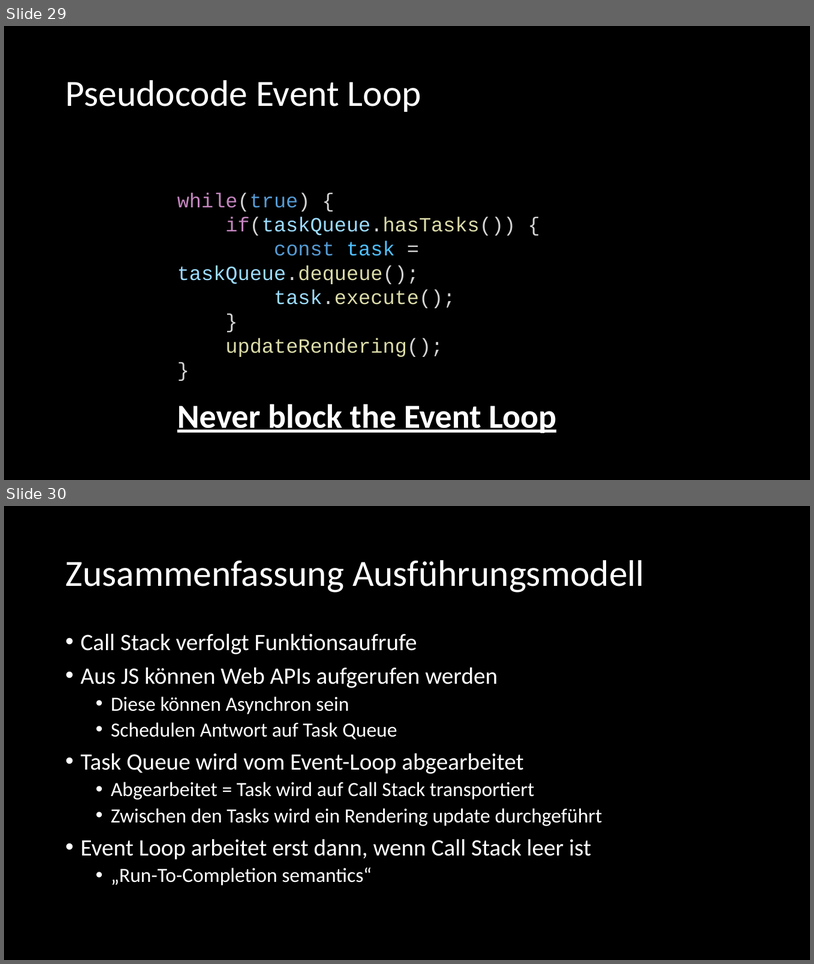
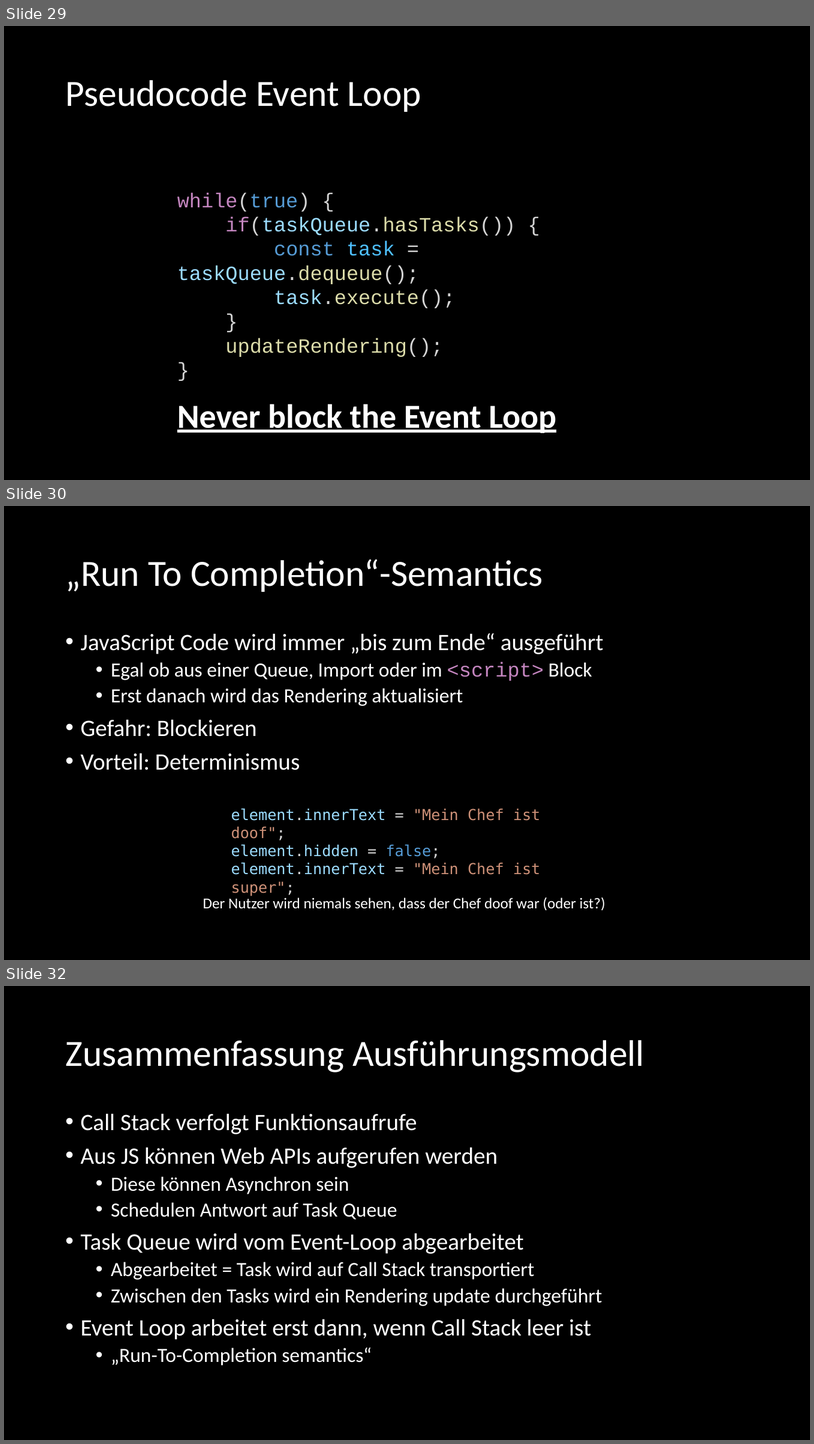
Before and after one commit to twobiers/webtech-workshop-js-async, a slide deck: slides/Presentation.pptx. Shown one above the other, each under a label of ours: slides 29 and 30 before the commit, slides 29, 30 and 32 after it; the slides between them are not shown. The pictures are 814x964 and 814x1444 pixels, drawn with LibreOffice and Linux fonts; fonts in the diff are those of the drawing. Boxes give left, top, right and bottom in pixels: in the first picture for what was removed or moved away, otherwise in the second. Text is boxed around its words. In the diff, an @@ line names an element or a change of style, - is before the commit and + after.

Commit message:
update slides

```diff
--- a/slides/Presentation.pptx
+++ b/slides/Presentation.pptx
@@ slide 30 added at <box>4,506,810,960</box>, background #000000 @@
@@ title added at <box>65,559,543,592</box>, 44 pt, text #FFFFFF @@
+„Run To Completion“-Semantics
@@ text added at <box>81,633,604,770</box>, 28 pt, text #FFFFFF @@
+• JavaScript Code wird immer „bis zum Ende“ ausgeführt
+  • Egal ob aus einer Queue, Import oder im <script> Block
+  • Erst danach wird das Rendering aktualisiert
+• Gefahr: Blockieren
+• Vorteil: Determinismus
@@ text added at <box>231,808,541,874</box>, 18 pt, text #9CDCFE @@
+element.innerText = "Mein Chef ist doof";
+element.hidden = false;
+element.innerText = "Mein Chef ist super";
@@ text added at <box>203,895,606,910</box>, 18 pt, text #FFFFFF @@
+Der Nutzer wird niemals sehen, dass der Chef doof war (oder ist?)
@@ what was slide 30 is now slide 32 @@
```
Also in this commit, not shown: 1 other slide added, 1 other file.
